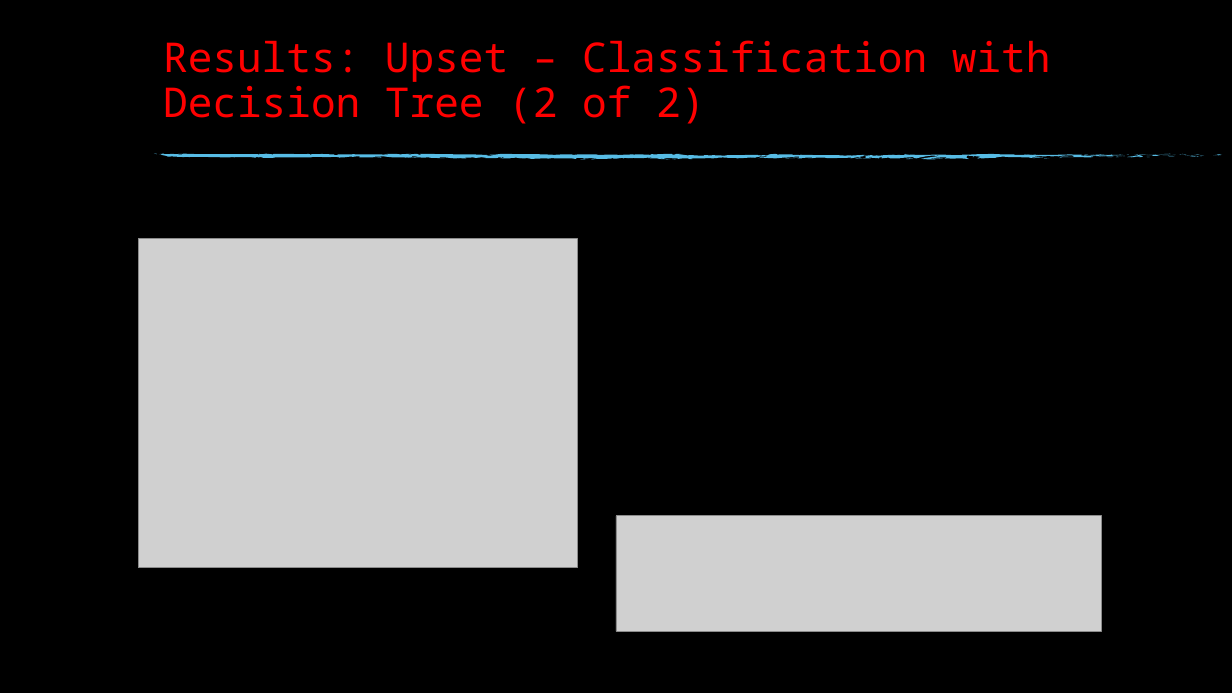
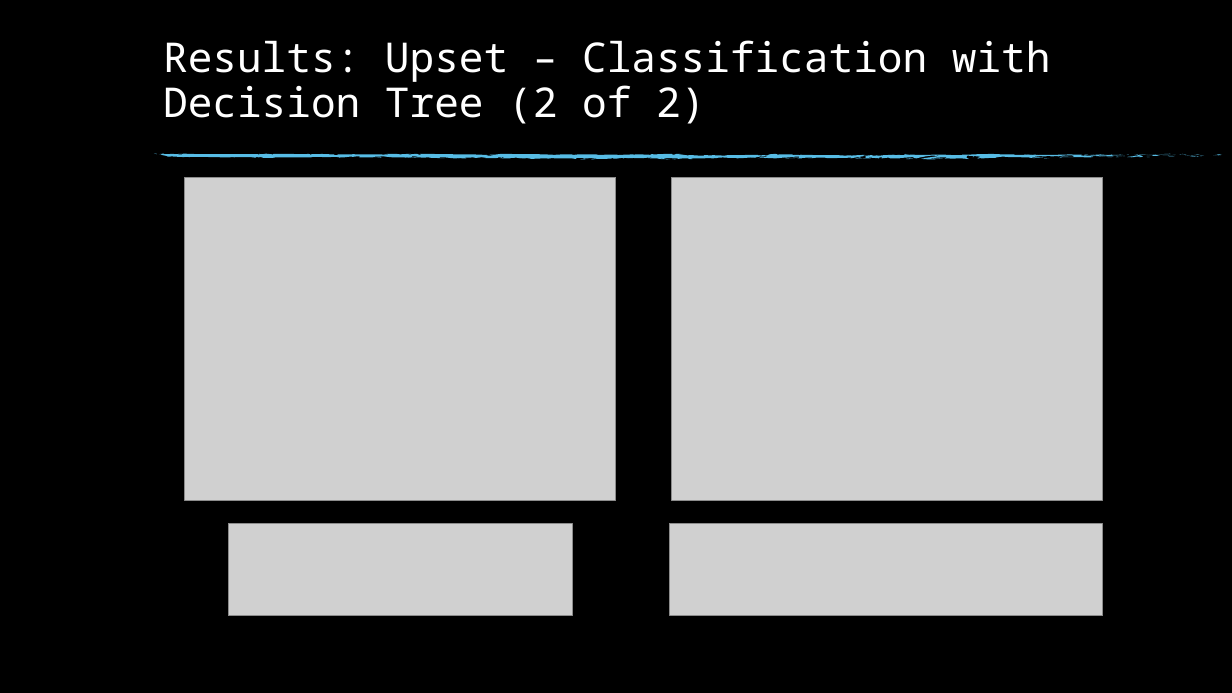
Before and after one commit to msnyde8/Graduate_Project-Upset_Potential, a slide deck: slide 18 of Upset Potential in the NFL.pptx (slide 21 before the commit). Drawn at 1232x693 pixels with LibreOffice and Linux fonts; fonts in the diff are those of the drawing; grey boxes stand for pictures; background and template pictures are left out. Boxes give left, top, right and bottom in pixels: in the first picture for what was removed or moved away, otherwise in the second. Text is boxed around its words. In the diff, an @@ line names an element or a change of style, - is before the commit and + after.

```diff
--- a/Upset Potential in the NFL.pptx
+++ b/Upset Potential in the NFL.pptx
@@ title "Results: Upset – Classification with ..." at bbox=[163, 40, 1051, 124]: text colour #FF0000 to #FFFFFF @@
@@ picture: place and size @@
-picture at bbox=[139, 238, 578, 567]
+picture at bbox=[185, 177, 616, 501]
@@ picture added at bbox=[671, 177, 1103, 501] @@
@@ picture added at bbox=[228, 524, 572, 616] @@
@@ picture: place and size @@
-picture at bbox=[616, 516, 1101, 631]
+picture at bbox=[670, 524, 1103, 616]
```
Also in this commit, not shown: 5 other slides changed, 3 slides removed, 6 other files.
